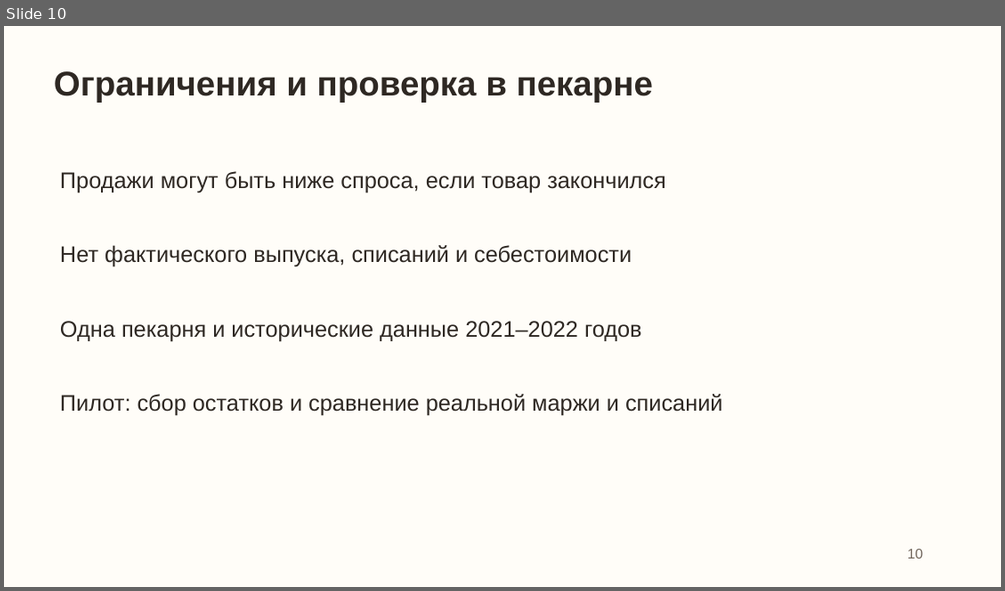
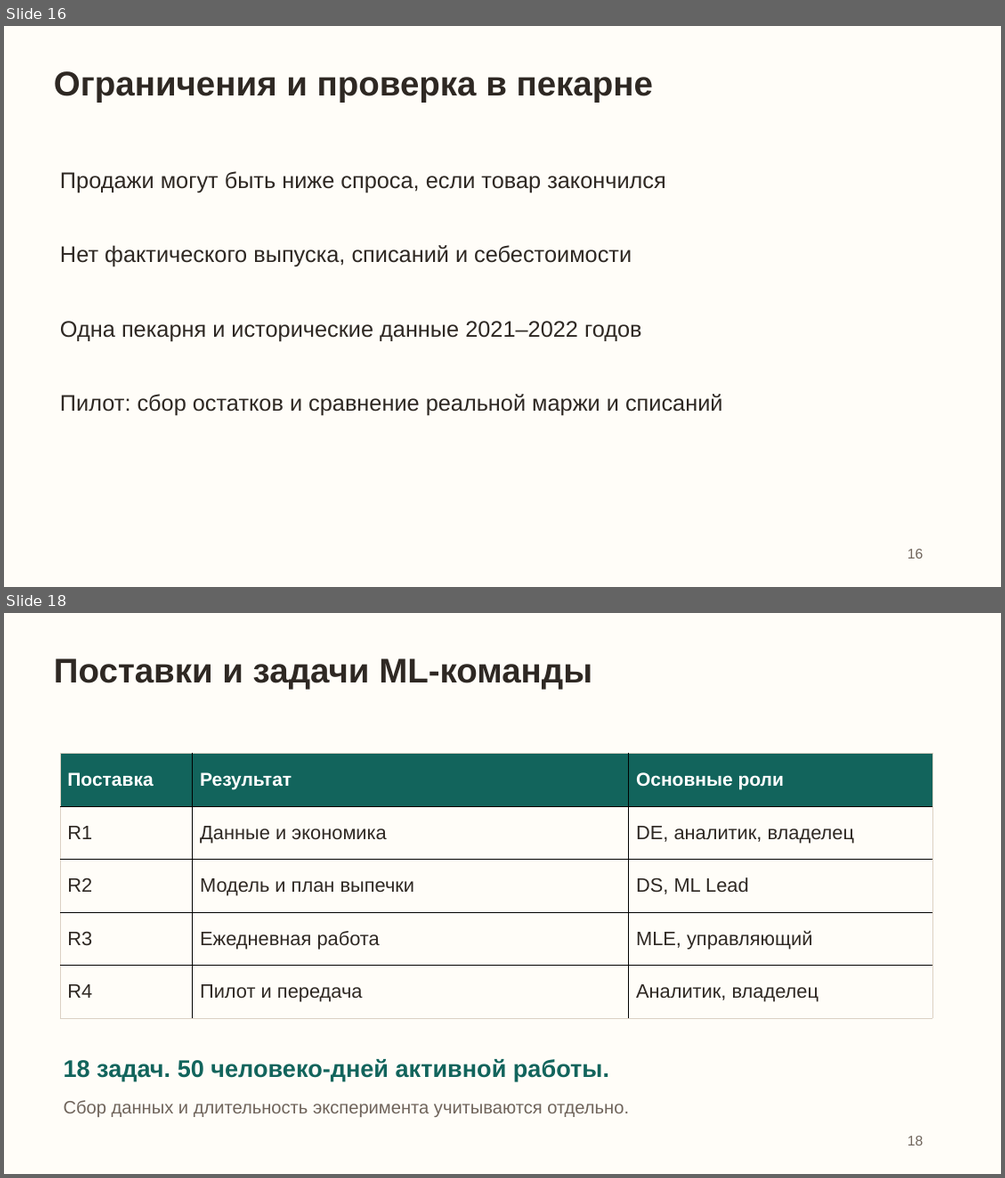
Before and after one commit to geoink/Ymnaia_Pekarna, a slide deck: docs/presentation.pptx. Shown one above the other, each under a label of ours: slide 10 before the commit, slides 16 and 18 after it; the slides between them are not shown. The pictures are 1005x591 and 1005x1178 pixels, drawn with LibreOffice and Linux fonts; fonts in the diff are those of the drawing. Boxes give left, top, right and bottom in pixels: in the first picture for what was removed or moved away, otherwise in the second. Text is boxed around its words. In the diff, an @@ line names an element or a change of style, - is before the commit and + after.

```diff
--- a/docs/presentation.pptx
+++ b/docs/presentation.pptx
@@ slide 18 added at box(4, 613, 1001, 1174), background #FFFDF8 @@
@@ text added at box(54, 658, 592, 690), 33 pt, text #2E2823, bold @@
+Поставки и задачи ML-команды
@@ table added at box(60, 754, 932, 1018), 5 rows, 3 columns @@
+Поставка | Результат | Основные роли
+R1 | Данные и экономика | DE, аналитик, владелец
+R2 | Модель и план выпечки | DS, ML Lead
+R3 | Ежедневная работа | MLE, управляющий
+R4 | Пилот и передача | Аналитик, владелец
@@ text added at box(64, 1059, 609, 1081), 23.2 pt, text #12645C, bold @@
+18 задач. 50 человеко-дней активной работы.
@@ text added at box(64, 1100, 629, 1117), 17.2 pt, text #6F645B @@
+Сбор данных и длительность эксперимента учитываются отдельно.
@@ text added at box(907, 1135, 922, 1145), 13.5 pt, text #6F645B @@
+18
@@ what was slide 10 is now slide 16 @@
@@ slide 16 changed as well @@
@@ text at box(907, 548, 922, 558): text changed @@
-10
+16
```
Also in this commit, not shown: 9 other slides changed, 8 other slides added, 16 other files.
